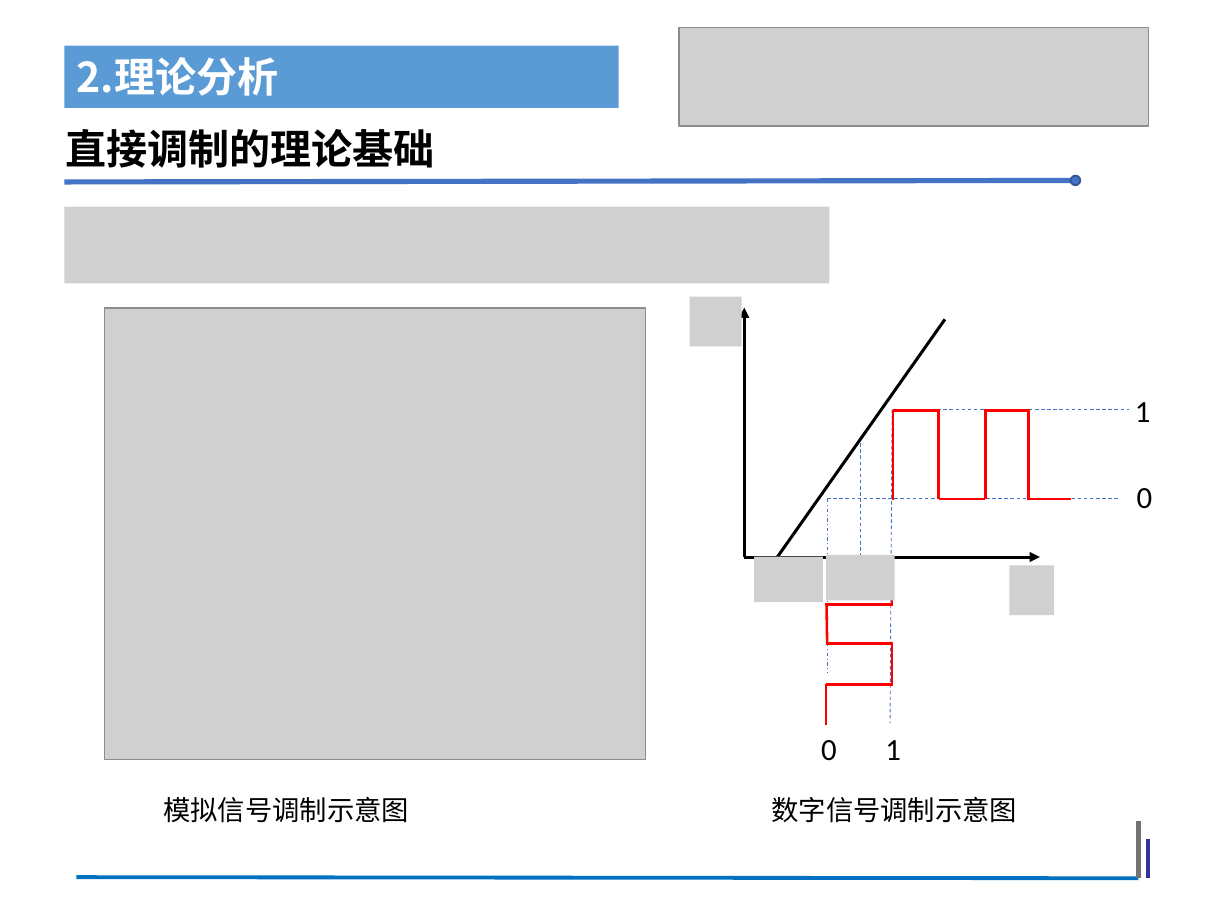
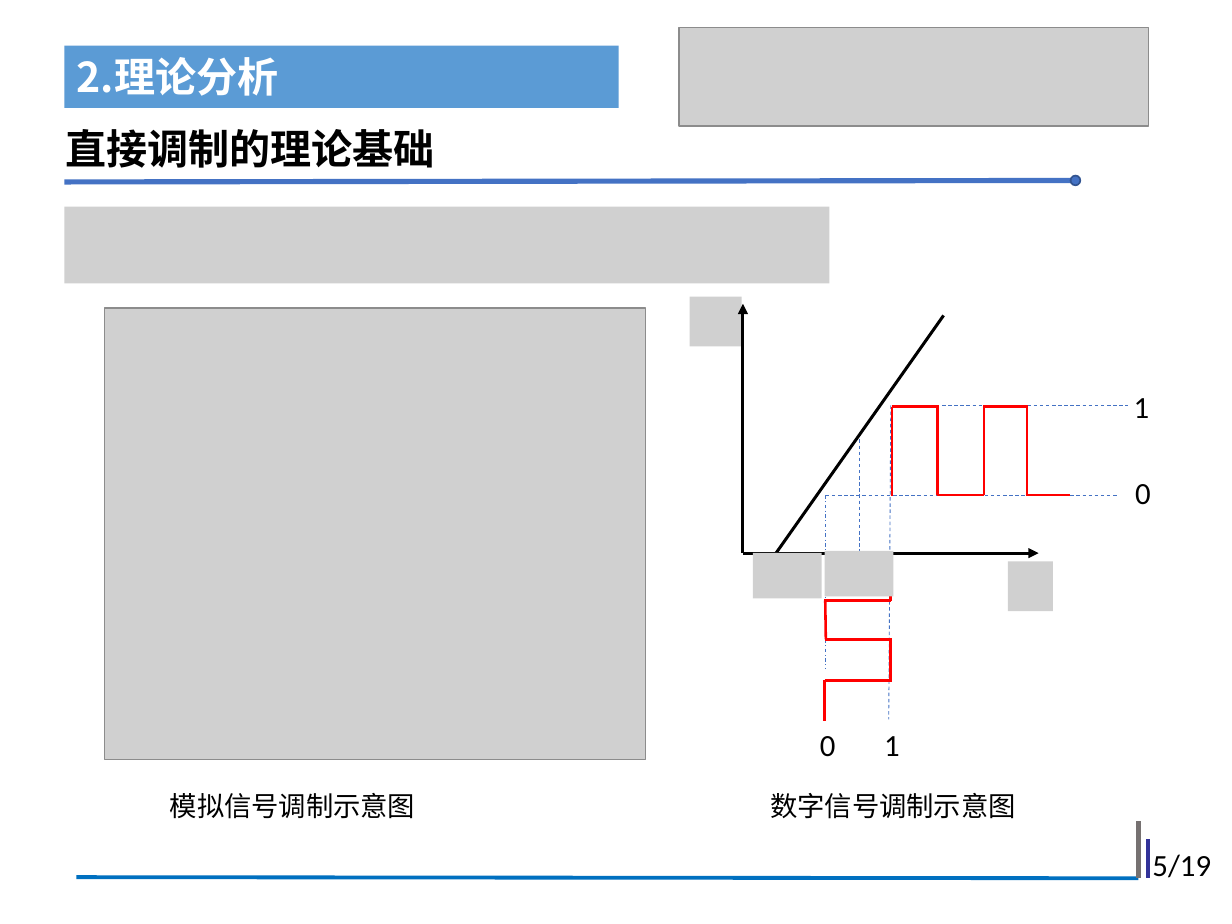
Before and after one commit to Wu-30MKI/Directly-Modulated-Laser, a slide deck: slide 5 of 组会-吴冀亮.pptx (slide 4 before the commit). Drawn at 1232x924 pixels with LibreOffice and Linux fonts; fonts in the diff are those of the drawing; grey boxes stand for pictures. Boxes give left, top, right and bottom in pixels: in the first picture for what was removed or moved away, otherwise in the second. Text is boxed around its words. In the diff, an @@ line names an element or a change of style, - is before the commit and + after.

```diff
--- a/组会-吴冀亮.pptx
+++ b/组会-吴冀亮.pptx
@@ 21 lines, 4 texts, 3 pictures, 2 arrows: place and size @@
-21 lines, 4 texts, 3 pictures, 2 arrows at <box>744,308,1153,823</box>
+21 lines, 4 texts, 3 pictures, 2 arrows at <box>743,304,1151,819</box>
@@ text "模拟信号调制示意图": place and size @@
-text "模拟信号调制示意图" at <box>163,797,409,823</box>
+text "模拟信号调制示意图" at <box>170,793,416,819</box>
@@ text added at <box>1152,854,1211,878</box>, 18 pt, text #000000 @@
+5/19
```
Also in this commit, not shown: 7 other slides changed, 11 slides added, 9 slides removed.
